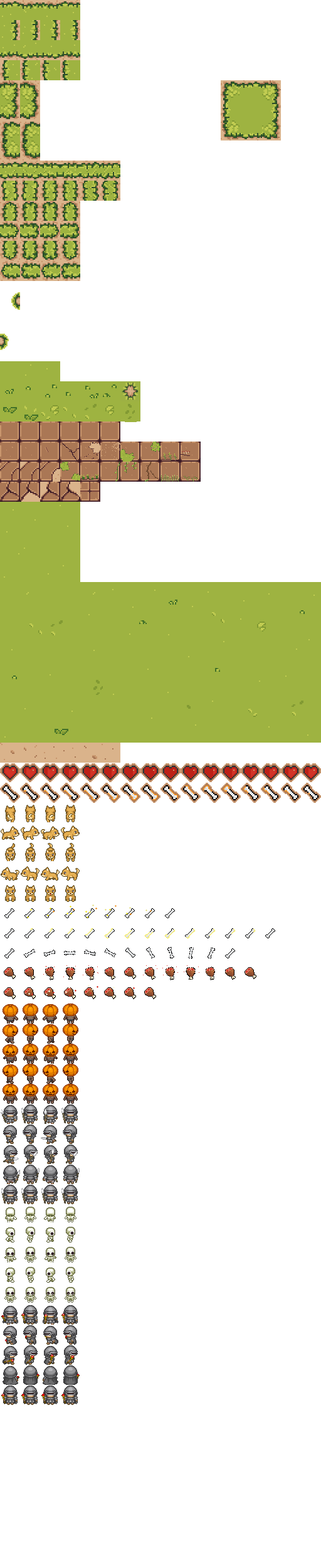
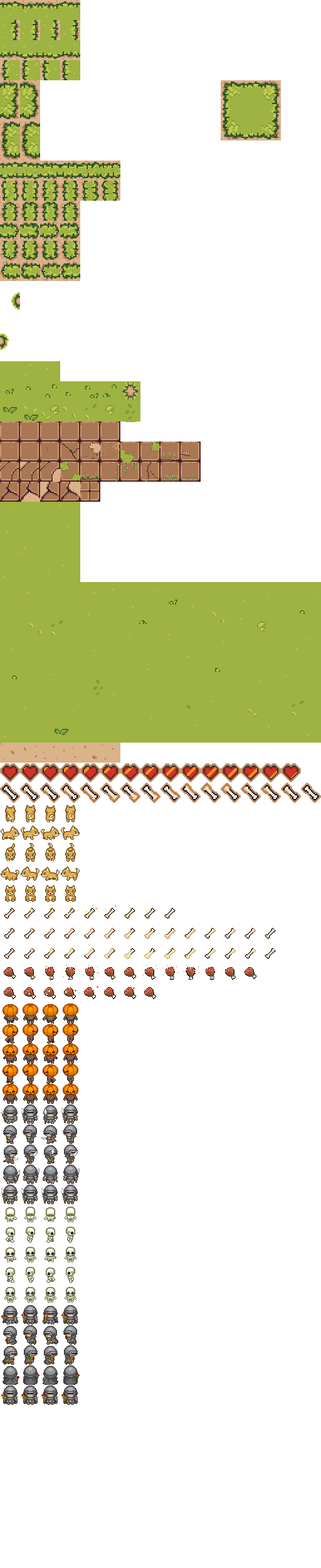
Layered file, before and after one edit (321x1568). Changes by layer:
renamed "tiles.png copy #7" to "main copy", painted on it over bbox(3, 763, 321, 959)
